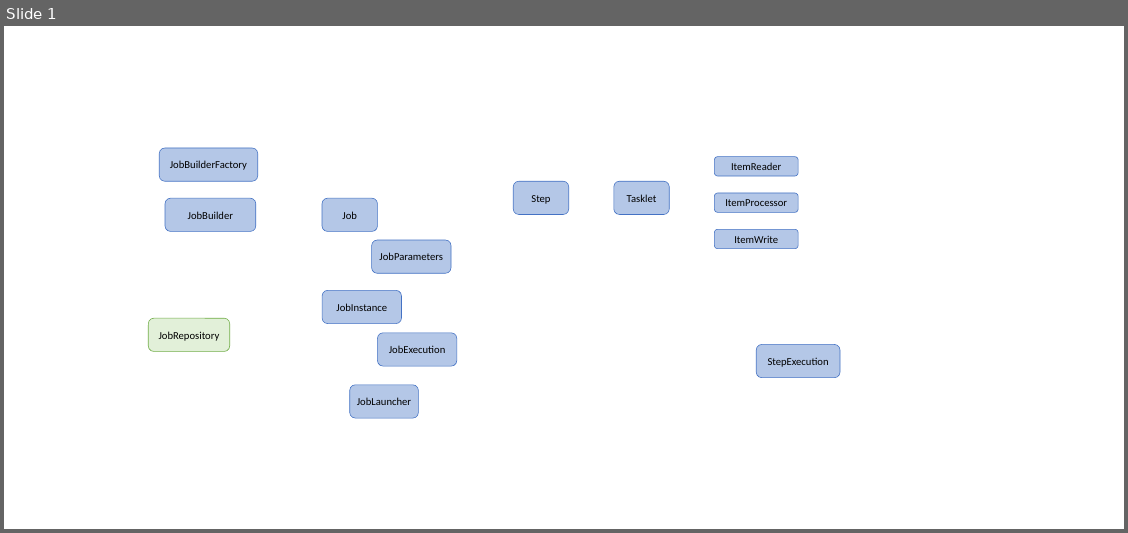
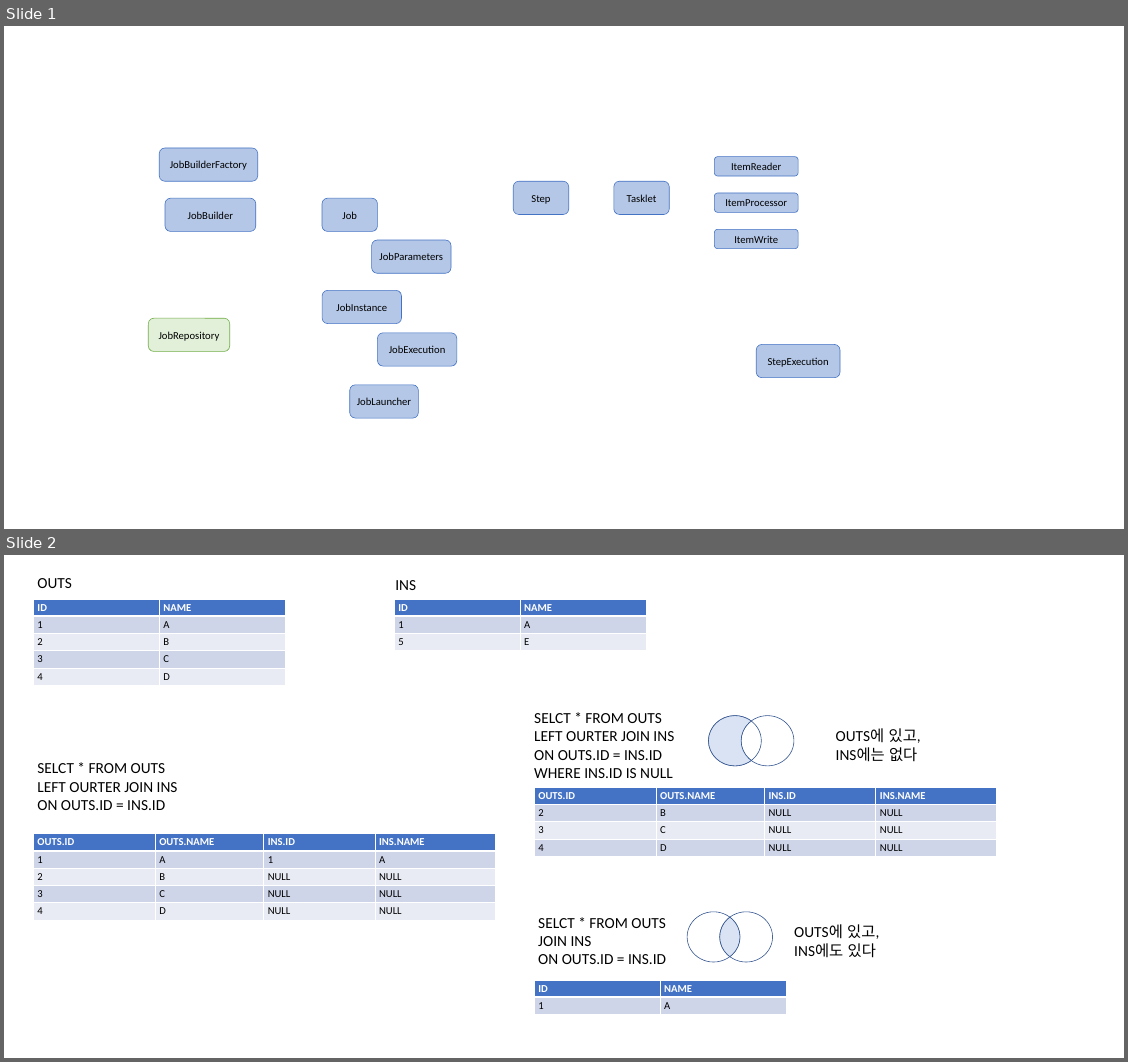
Before and after one commit to huiseung/Progamming-Digest, a slide deck: image/image.pptx. Shown one above the other, each under a label of ours: slide 1 before the commit, slides 1 and 2 after it. The pictures are 1128x533 and 1128x1062 pixels, drawn with LibreOffice and Linux fonts; fonts in the diff are those of the drawing. Boxes give left, top, right and bottom in pixels: in the first picture for what was removed or moved away, otherwise in the second. Text is boxed around its words. In the diff, an @@ line names an element or a change of style, - is before the commit and + after.

```diff
--- a/image/image.pptx
+++ b/image/image.pptx
@@ slide 2 added at (4,555,1124,1058), background #FFFFFF @@
@@ text added at (37,578,71,588), 26 pt, text #000000 @@
+OUTS
@@ text added at (395,580,416,590), 26 pt, text #000000 @@
+INS
@@ table added at (33,599,285,721), 5 rows, 2 columns @@
+ID | NAME
+1 | A
+2 | B
+3 | C
+4 | D
@@ table added at (394,599,646,672), 3 rows, 2 columns @@
+ID | NAME
+1 | A
+5 | E
@@ text added at (534,713,674,778), 26 pt, text #000000 @@
+SELCT * FROM OUTS
+LEFT OURTER JOIN INS
+ON OUTS.ID = INS.ID
+WHERE INS.ID IS NULL
@@ ellipse added at (708,716,761,766), outline #325491 1 pt @@
@@ freeform shape added at (708,716,751,766), fill #DAE3F3, outline #325491 1 pt @@
@@ ellipse added at (741,716,794,766), outline #325491 1 pt @@
@@ text added at (836,728,921,762), 26 pt, text #000000 @@
+OUTS에 있고, INS에는 없다
@@ text added at (37,763,178,810), 26 pt, text #000000 @@
+SELCT * FROM OUTS
+LEFT OURTER JOIN INS
+ON OUTS.ID = INS.ID
@@ table added at (534,787,996,885), 4 rows, 4 columns @@
+OUTS.ID | OUTS.NAME | INS.ID | INS.NAME
+2 | B | NULL | NULL
+3 | C | NULL | NULL
+4 | D | NULL | NULL
@@ table added at (33,834,495,956), 5 rows, 4 columns @@
+OUTS.ID | OUTS.NAME | INS.ID | INS.NAME
+1 | A | 1 | A
+2 | B | NULL | NULL
+3 | C | NULL | NULL
+4 | D | NULL | NULL
@@ ellipse added at (687,912,740,962), outline #325491 1 pt @@
@@ ellipse added at (719,912,772,962), outline #325491 1 pt @@
@@ text added at (538,918,666,964), 26 pt, text #000000 @@
+SELCT * FROM OUTS
+JOIN INS
+ON OUTS.ID = INS.ID
@@ freeform shape added at (719,917,740,957), fill #DAE3F3, outline #325491 1 pt @@
@@ text added at (794,924,879,958), 26 pt, text #000000 @@
+OUTS에 있고, INS에도 있다
@@ table added at (534,980,786,1029), 2 rows, 2 columns @@
+ID | NAME
+1 | A
```
Also in this commit, not shown: 1 other slide added, 5 other files.
